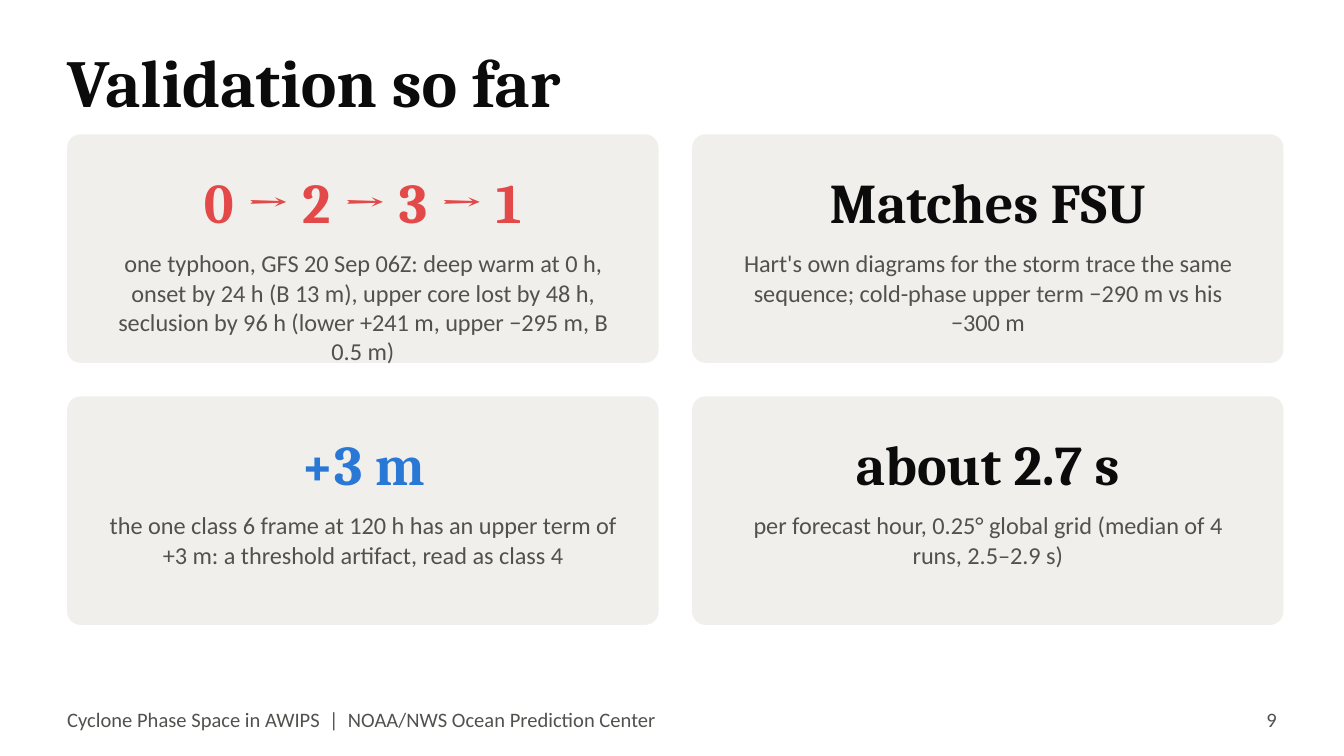
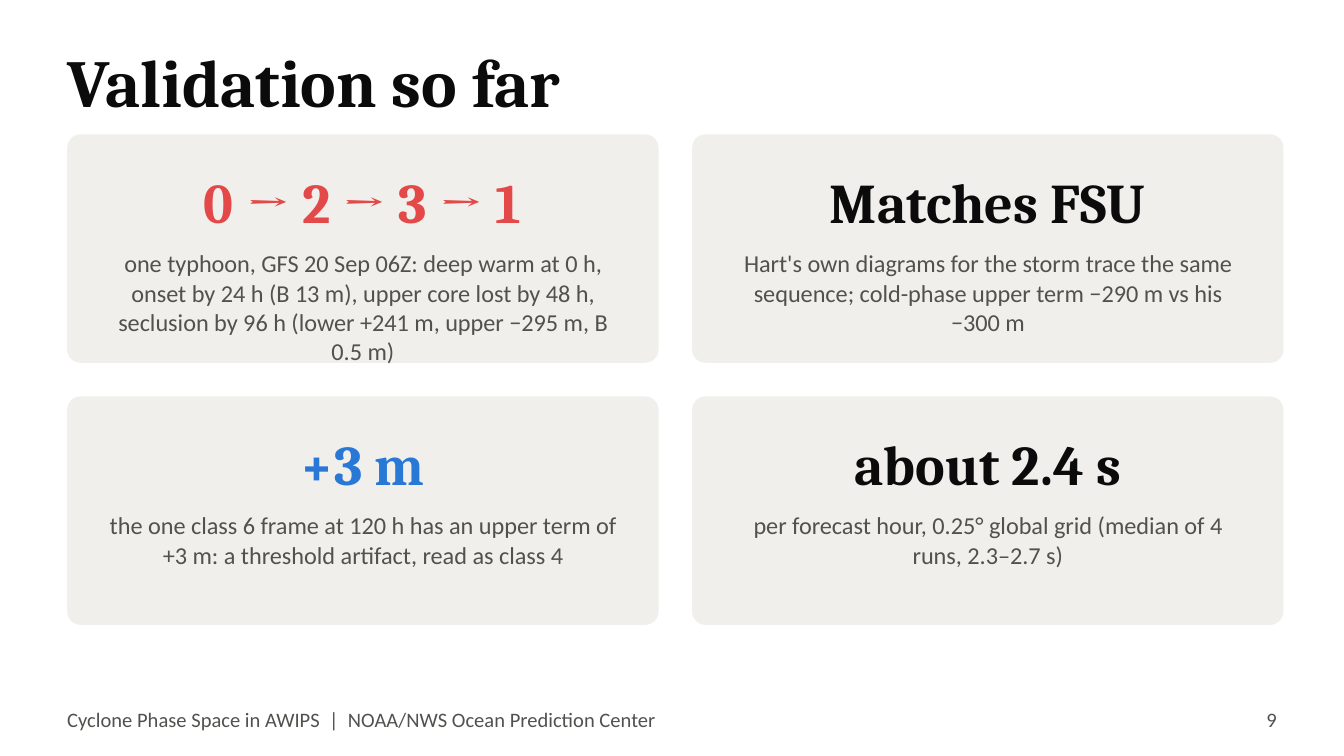
Before and after one commit to jkrek17/awips-tools, a slide deck: slide 9 of cyclone_phase_space/docs/TALK.pptx. Drawn at 1344x756 pixels with LibreOffice and Linux fonts; fonts in the diff are those of the drawing. Boxes give left, top, right and bottom in pixels: in the first picture for what was removed or moved away, otherwise in the second. Text is boxed around its words. In the diff, an @@ line names an element or a change of style, - is before the commit and + after.

```diff
--- a/cyclone_phase_space/docs/TALK.pptx
+++ b/cyclone_phase_space/docs/TALK.pptx
@@ text at (854,446,1121,486): text changed @@
-about 2.7 s
+about 2.4 s
@@ text at (754,516,1222,567): text changed @@
-per forecast hour, 0.25° global grid (median of 4 runs, 2.5–2.9 s)
+per forecast hour, 0.25° global grid (median of 4 runs, 2.3–2.7 s)
```
Also in this commit, not shown: 2 other slides changed, 32 other files.
